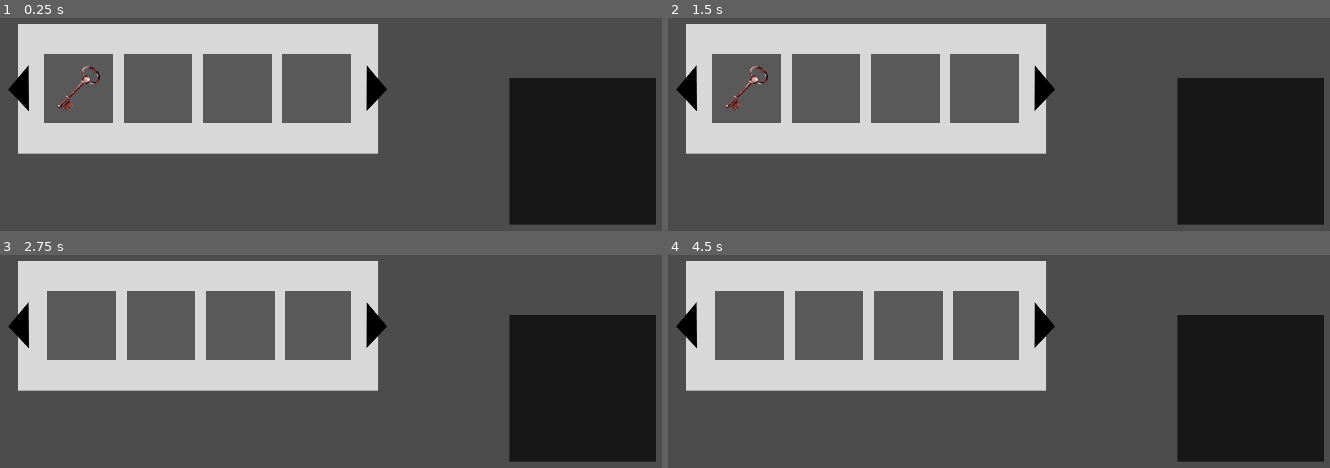
Above: before the commit, frames 1-4 (two rows, left to right).
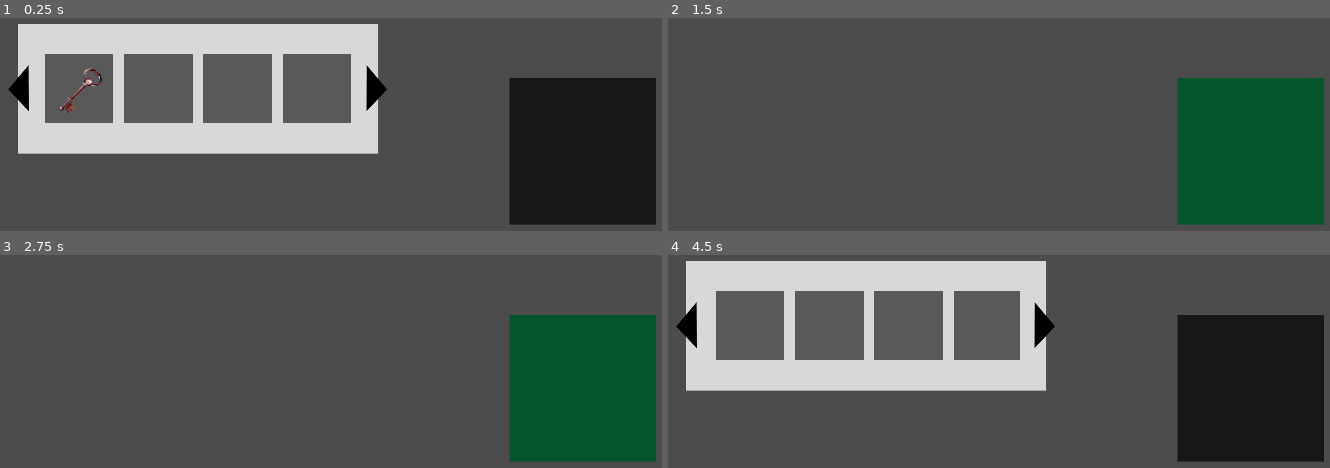
Above: after the commit, the same moments.

Repository: LFAFM/godot-project
Game: Godot game, scene res://scenes/Inventory.tscn
The game is run twice, just before and just after one commit, with the same random seed, the same clock (stepped at 60 frames per second) and the same inputs. This scene is started directly instead of the project's main scene.
Inputs (mouse positions are in pixels of both pictures, inside the frame that each line leads up to):
- Up to frame 1 (0.25 s): no input
- Up to frame 2 (1.5 s): click (1250, 152) at 0.5 s; click (687, 88) at 1.27 s
- Up to frame 3 (2.75 s): click (377, 325) at 2.02 s
- Up to frame 4 (4.5 s): click (1250, 389) at 2.75 s; click (687, 325) at 3.5 s; click (1045, 325) at 4.25 s

The runs differ from the first frame. In frame 1, 0.5% of the frame differs, in the area x 6-43%, y 16-50%; in frame 2, 35%, in the area x 1-100%, y 2-98%; in frame 3, 35%; in frame 4, 0.2%.

Commit message:
[UPDATED] Inventory
Now you can close and open the inventory feature.

Diff:
--- a/Control.tscn
+++ b/Control.tscn
@@ -1,8 +1,9 @@
-[gd_scene load_steps=13 format=2]
+[gd_scene load_steps=14 format=2]
 
 [ext_resource path="res://player/Run-hero01_003.png" type="Texture" id=1]
 [ext_resource path="res://player/Run-hero01_001.png" type="Texture" id=2]
 [ext_resource path="res://player/Run-hero01_002.png" type="Texture" id=3]
+[ext_resource path="res://ui/infocard/InfoCard.tscn" type="PackedScene" id=4]
 [ext_resource path="res://player/Run-hero01_005.png" type="Texture" id=7]
 [ext_resource path="res://player/Run-hero01_004.png" type="Texture" id=10]
 [ext_resource path="res://scripts/Player_Motion.gd" type="Script" id=15]
@@ -44,7 +45,6 @@
 
 [node name="Camera2D" type="Camera2D" parent="Player"]
 offset = Vector2( 0, -170.443 )
-current = true
 smoothing_enabled = true
 
 [node name="Control" type="Control" parent="Player/Camera2D"]
@@ -74,3 +74,7 @@
 
 [node name="NavigationPolygonInstance" type="NavigationPolygonInstance" parent="Navigation2D"]
 navpoly = SubResource( 2 )
+
+[node name="UI" type="CanvasLayer" parent="."]
+
+[node name="InfoCard" parent="UI" instance=ExtResource( 4 )]
--- a/scenes/Inventory.tscn
+++ b/scenes/Inventory.tscn
@@ -49,6 +49,7 @@
 margin_right = 1783.0
 margin_bottom = 623.0
 custom_styles/focus = SubResource( 12 )
+toggle_mode = true
 icon = ExtResource( 7 )
 flat = true
 script = ExtResource( 8 )
@@ -81,10 +82,10 @@
 flat = true
 
 [node name="ScrollContainer" type="ScrollContainer" parent="InventoryContainer"]
-margin_left = 109.0
-margin_top = 109.0
+margin_left = 110.0
+margin_top = 110.0
 margin_right = 915.0
-margin_bottom = 291.0
+margin_bottom = 290.0
 mouse_filter = 2
 theme = SubResource( 7 )
 
@@ -103,11 +104,9 @@
 script = ExtResource( 9 )
 
 [node name="Item" type="TextureRect" parent="InventoryContainer/ScrollContainer/HBoxContainer/Slot"]
-margin_left = -4.0
-margin_top = -5.0
-margin_right = 186.0
-margin_bottom = 185.0
-rect_min_size = Vector2( 170, 170 )
+margin_right = 188.0
+margin_bottom = 190.0
+rect_min_size = Vector2( 120, 120 )
 mouse_filter = 2
 texture = ExtResource( 4 )
 
@@ -236,8 +235,10 @@
 visible = false
 
 [node name="Item" type="TextureRect" parent="InventoryContainer/movable_item"]
+visible = false
+margin_top = -2.0
 margin_right = 190.0
-margin_bottom = 190.0
+margin_bottom = 188.0
 rect_min_size = Vector2( 190, 190 )
 expand = true
 
--- a/scripts/ui/InventoryContainer.gd
+++ b/scripts/ui/InventoryContainer.gd
@@ -54,7 +54,7 @@
 
 func _input(event):
 	if(movable_item.visible):
-		movable_item.global_position = get_global_mouse_position() # Vector2(-60, -60)
+		movable_item.global_position = get_global_mouse_position() + Vector2(-60, -60)
 
 func activateSlots(var slot):
 	for h_slot in scrollContainer.get_node("HBoxContainer").get_children():
@@ -76,5 +76,5 @@
 	scrollContainer.set_h_scroll(value + 200)
 
 
-func _on_BackPackButton_pressed():
+func _on_InventoryButton_pressed():
 	self.visible = !self.visible
--- a/scripts/ui/Slot.gd
+++ b/scripts/ui/Slot.gd
@@ -1,5 +1,4 @@
 extends Panel
-
 
 var item : TextureRect = null;
 
--- /dev/null
+++ b/ui/infocard/InfoCard.gd
@@ -0,0 +1,9 @@
+extends Node
+
+
+func toggle(show):
+	print("card interacted")
+	if(show):
+		self.visible = true
+	else:
+		self.visible = false
--- /dev/null
+++ b/ui/infocard/InfoCard.tscn
@@ -0,0 +1,17 @@
+[gd_scene load_steps=2 format=2]
+
+[sub_resource type="SpriteFrames" id=1]
+animations = [ {
+"frames": [  ],
+"loop": true,
+"name": "flip",
+"speed": 5.0
+} ]
+
+[node name="CardInfo" type="Control"]
+margin_right = 40.0
+margin_bottom = 40.0
+
+[node name="AnimatedSprite" type="AnimatedSprite" parent="."]
+frames = SubResource( 1 )
+animation = "flip"
